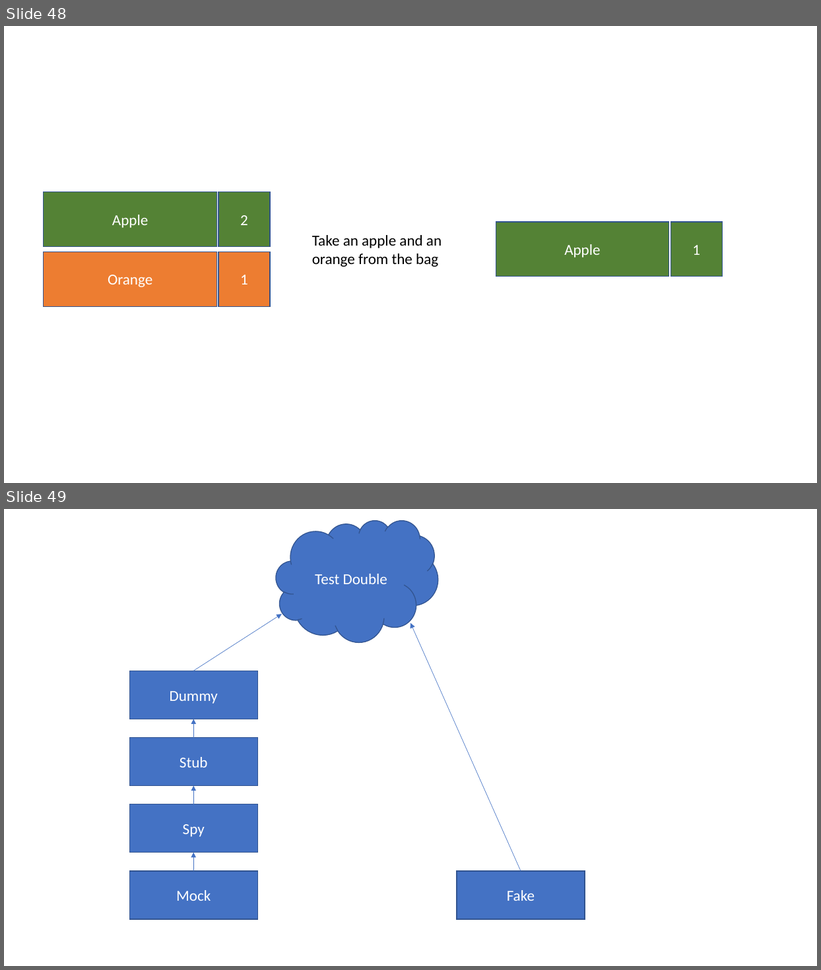
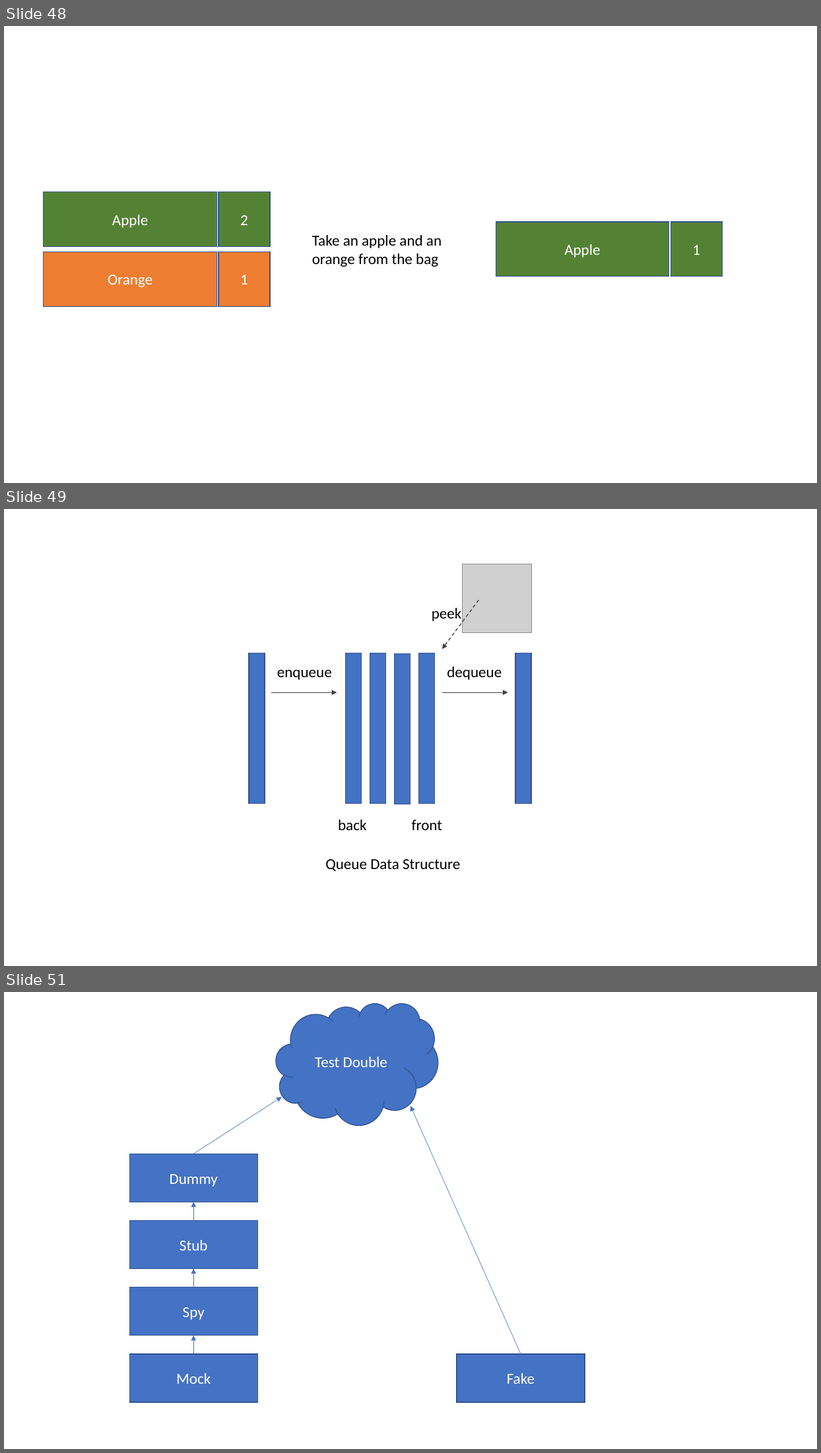
Before and after one commit to albertattard/java-boot-camp, a slide deck: assets/images/Images.pptx. Shown one above the other, each under a label of ours: slides 48 and 49 before the commit, slides 48, 49 and 51 after it; the slides between them are not shown. The pictures are 821x970 and 821x1453 pixels, drawn with LibreOffice and Linux fonts; fonts in the diff are those of the drawing; grey boxes stand for pictures. Boxes give left, top, right and bottom in pixels: in the first picture for what was removed or moved away, otherwise in the second. Text is boxed around its words. In the diff, an @@ line names an element or a change of style, - is before the commit and + after.

```diff
--- a/assets/images/Images.pptx
+++ b/assets/images/Images.pptx
@@ slide 49 added at <box>4,509,817,966</box>, background #FFFFFF @@
@@ picture added at <box>463,564,531,633</box> @@
@@ arrow added from (479, 600) to (443, 650), #404040 1 pt dashed @@
@@ text added at <box>432,608,462,621</box>, 18 pt, text #000000 @@
+peek
@@ rectangle added at <box>249,654,265,804</box>, fill #4472C4, outline #325491 1 pt @@
@@ group added at <box>346,654,435,805</box>: 4 rectangles @@
@@ text added at <box>447,667,502,680</box>, 18 pt, text #000000 @@
+dequeue
@@ rectangle added at <box>516,654,531,804</box>, fill #4472C4, outline #325491 1 pt @@
@@ text added at <box>277,669,332,680</box>, 18 pt, text #000000 @@
+enqueue
@@ arrow added from (271, 692) to (337, 692), #404040 1 pt @@
@@ arrow added from (443, 692) to (508, 692), #404040 1 pt @@
@@ text added at <box>338,820,366,830</box>, 18 pt, text #000000 @@
+back
@@ text added at <box>412,820,443,830</box>, 18 pt, text #000000 @@
+front
@@ text added at <box>325,859,460,871</box>, 18 pt, text #000000 @@
+Queue Data Structure
@@ what was slide 49 is now slide 51 @@
```
Also in this commit, not shown: 1 other slide added, 3 other files.
